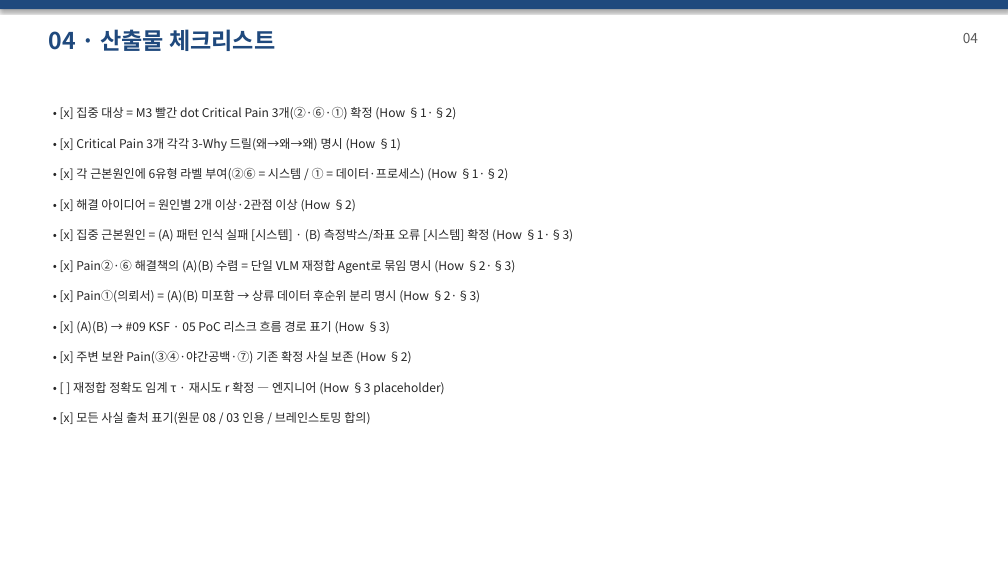
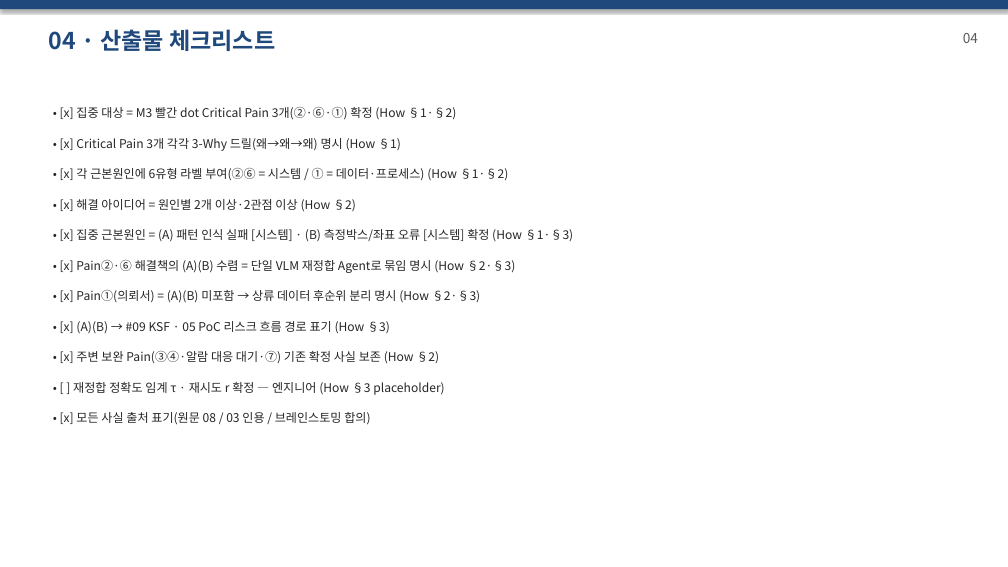
Before and after one commit to DarrenKoi/pm_notes, a slide deck: slide 31 of my-task/AIX_POC/프로젝트_smart_align_agent/07-적용_CDSEM_실행기획_세트.pptx. Drawn at 1008x567 pixels with LibreOffice and Linux fonts; fonts in the diff are those of the drawing. Boxes give left, top, right and bottom in pixels: in the first picture for what was removed or moved away, otherwise in the second. Text is boxed around its words. In the diff, an @@ line names an element or a change of style, - is before the commit and + after.

```diff
--- a/my-task/AIX_POC/프로젝트_smart_align_agent/07-적용_CDSEM_실행기획_세트.pptx
+++ b/my-task/AIX_POC/프로젝트_smart_align_agent/07-적용_CDSEM_실행기획_세트.pptx
@@ text at bbox=[60, 351, 439, 363]: text changed @@
-• [x] 주변 보완 Pain(③④·야간공백·⑦) 기존 확정 사실 보존 (How §2)
+• [x] 주변 보완 Pain(③④·알람 대응 대기·⑦) 기존 확정 사실 보존 (How §2)
```
Also in this commit, not shown: 9 other slides changed, 13 other files.
